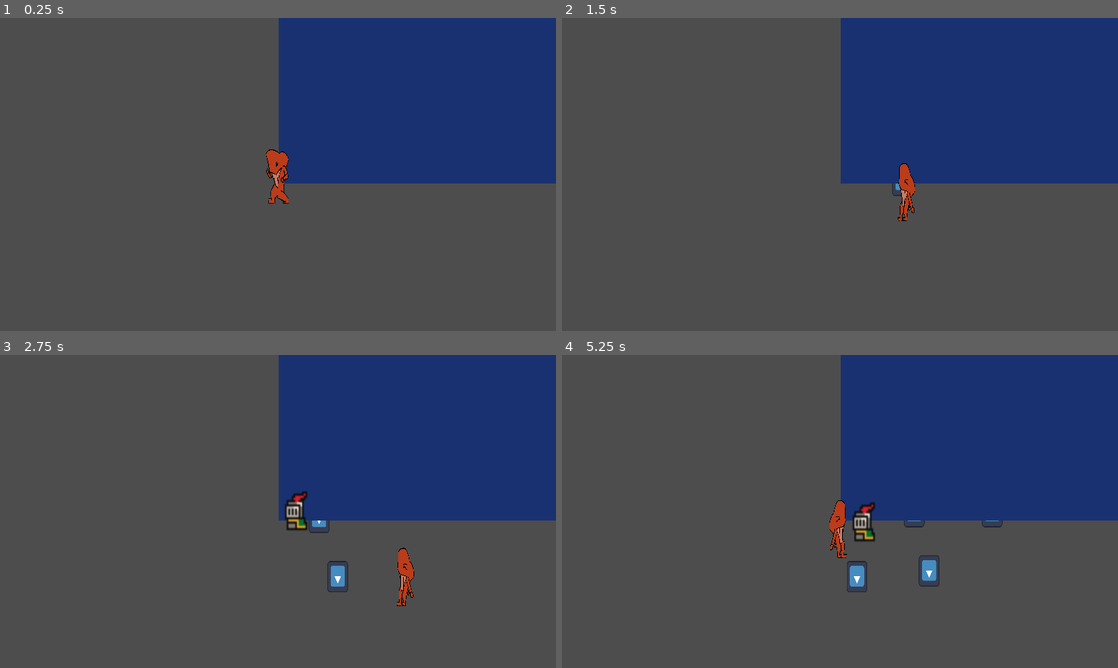
Above: before the commit, frames 1-4 (two rows, left to right).
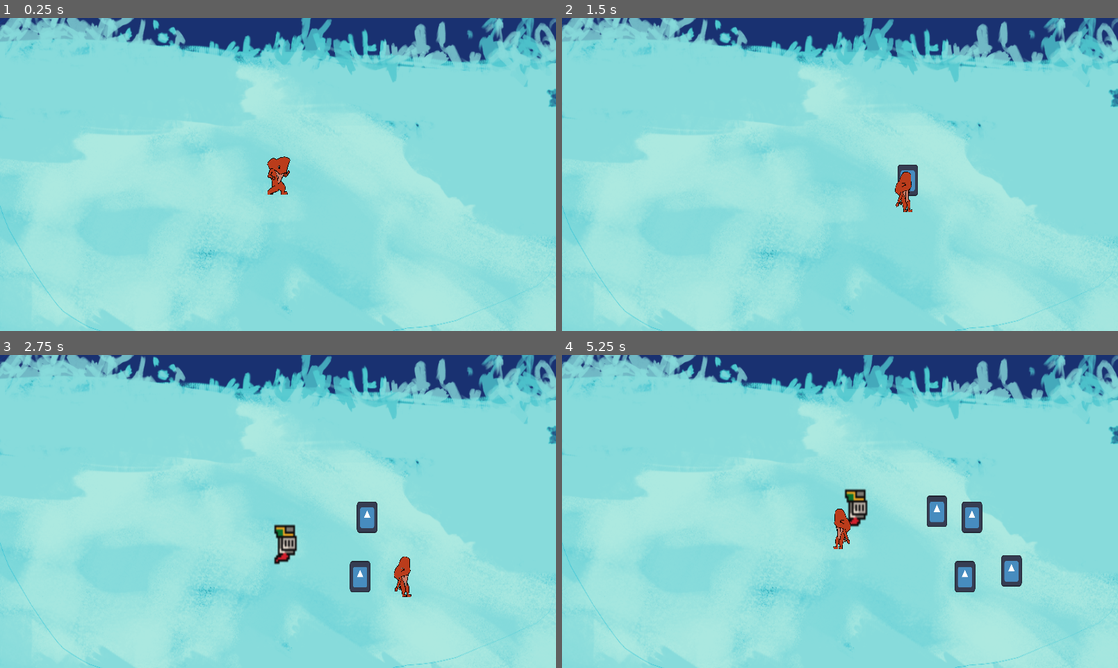
Above: after the commit, the same moments.

Repository: Tonevanda/hypoxia
Game: Godot game, scene res://scenes/game.tscn
Two runs of this game, one before a commit and one after it. Both use one fixed random seed, a clock stepped at 60 frames per second and the inputs below. This scene is started directly instead of the project's main scene. The engine's default icon, where the game draws it, is replaced by a stand-in: a white triangle on a blue panel in a dark square.
Inputs:
- Up to frame 1 (0.25 s): no input
- Up to frame 2 (1.5 s): hold Right (ui_right) 0.53-1.28 s; tap Space (attack) at 0.6, 1.35 s; hold Down (ui_down) from 1.28 s (still down)
- Up to frame 3 (2.75 s): release Down (ui_down) at 2.03 s; hold Right (ui_right) from 2.03 s (still down); tap Space (attack) at 2.1 s
- Up to frame 4 (5.25 s): release Right (ui_right) at 2.78 s; hold Up (ui_up) 2.78-3.53 s; tap Space (attack) every 0.75 s from 2.85 to 5.1 s; hold Left (ui_left) 3.53-5.03 s; hold Down (ui_down) from 5.03 s (still down)

The runs differ from the first frame. In frame 1, 97% of the frame differs, in the area x 0-100%, y 0-100%; in frame 2, 97%; in frame 3, 97%; in frame 4, 96%.
Error after the commit: Invalid call. Nonexistent function 'remove' in base 'Array'. (res://scripts/collision_with_non_mob.gd:17)

Commit message:
fixed backround

Diff:
--- a/scenes/game.tscn
+++ b/scenes/game.tscn
@@ -5,15 +5,18 @@
 [ext_resource type="PackedScene" uid="uid://drtmflbbsaavt" path="res://scenes/spawner.tscn" id="23_h0quh"]
 
 [node name="Game" type="Node2D"]
-scale = Vector2(118.2, -148.412)
+scale = Vector2(-118.2, 148.412)
 
 [node name="Camera2D" type="Camera2D" parent="."]
 position = Vector2(-0.575296, 4.16409)
-scale = Vector2(-1.13974e+06, 2.17543e+06)
 zoom = Vector2(0.05, 0.05)
 
-[node name="Spawner" parent="." instance=ExtResource("23_h0quh")]
+[node name="Level 1" parent="." instance=ExtResource("3_tw8q8")]
+position = Vector2(-283.722, -153.519)
+scale = Vector2(0.3, 0.3)
 
 [node name="Player" parent="." instance=ExtResource("4_nb8ew")]
+scale = Vector2(1, 1)
 
-[node name="Level 1" parent="." instance=ExtResource("3_tw8q8")]
+[node name="Spawner" parent="." instance=ExtResource("23_h0quh")]
+scale = Vector2(1, 1)
--- a/scenes/level_1.tscn
+++ b/scenes/level_1.tscn
@@ -7,5 +7,4 @@
 [node name="TextureRect" type="TextureRect" parent="."]
 offset_right = 40.0
 offset_bottom = 40.0
-scale = Vector2(1, 0.998429)
 texture = ExtResource("1_l55it")
--- a/scenes/player.tscn
+++ b/scenes/player.tscn
@@ -103,8 +103,8 @@
 "speed": 5.0
 }]
 
-[sub_resource type="RectangleShape2D" id="RectangleShape2D_2hkof"]
-size = Vector2(18109.9, 50.9623)
+[sub_resource type="RectangleShape2D" id="RectangleShape2D_bpm7o"]
+size = Vector2(280, 380)
 
 [node name="Player" type="Node2D"]
 script = ExtResource("1_4lh5p")
@@ -112,20 +112,20 @@
 [node name="Whale" type="CharacterBody2D" parent="."]
 z_index = 1
 position = Vector2(-0.778343, 4.15061)
-scale = Vector2(0.05, -0.071)
+scale = Vector2(0.05, 0.05)
 script = ExtResource("2_uil6b")
 
 [node name="AnimatedSprite2D" type="AnimatedSprite2D" parent="Whale"]
 rotation = 3.14159
 scale = Vector2(0.239905, -0.231121)
 sprite_frames = SubResource("SpriteFrames_iywin")
-animation = &"run"
+animation = &"attack"
 autoplay = "run"
 
 [node name="Collision" parent="Whale" instance=ExtResource("23_ax58f")]
 script = ExtResource("25_5qf8h")
 
 [node name="CollisionShape2D" type="CollisionShape2D" parent="Whale/Collision"]
-position = Vector2(16.1591, 8.96822)
-scale = Vector2(0.017967, -1.83798)
-shape = SubResource("RectangleShape2D_2hkof")
+position = Vector2(15.5669, 6.98783)
+scale = Vector2(1, 1)
+shape = SubResource("RectangleShape2D_bpm7o")
Not shown: 1 places in scenes/player.tscn that only renumber resources
